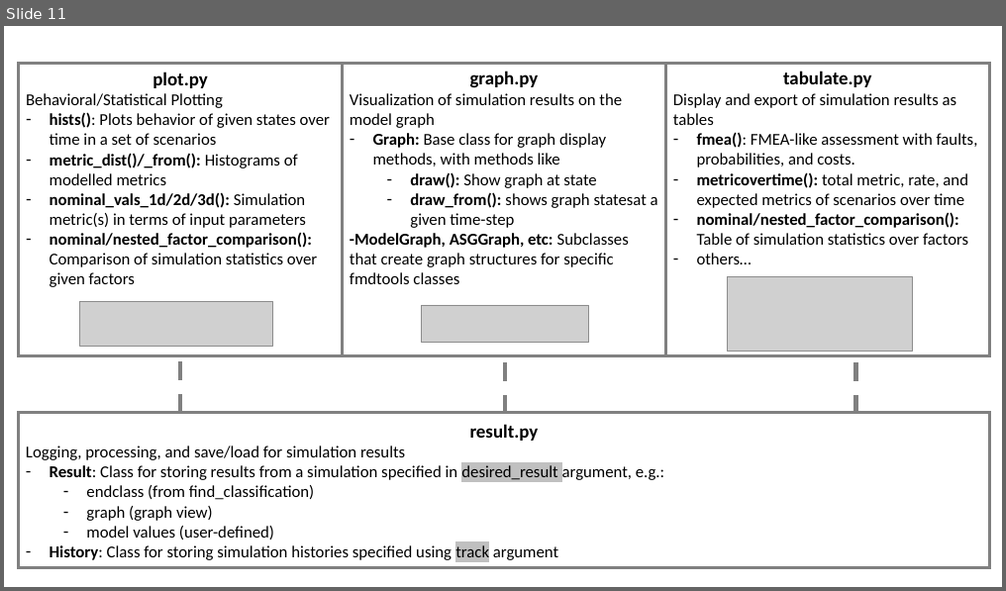
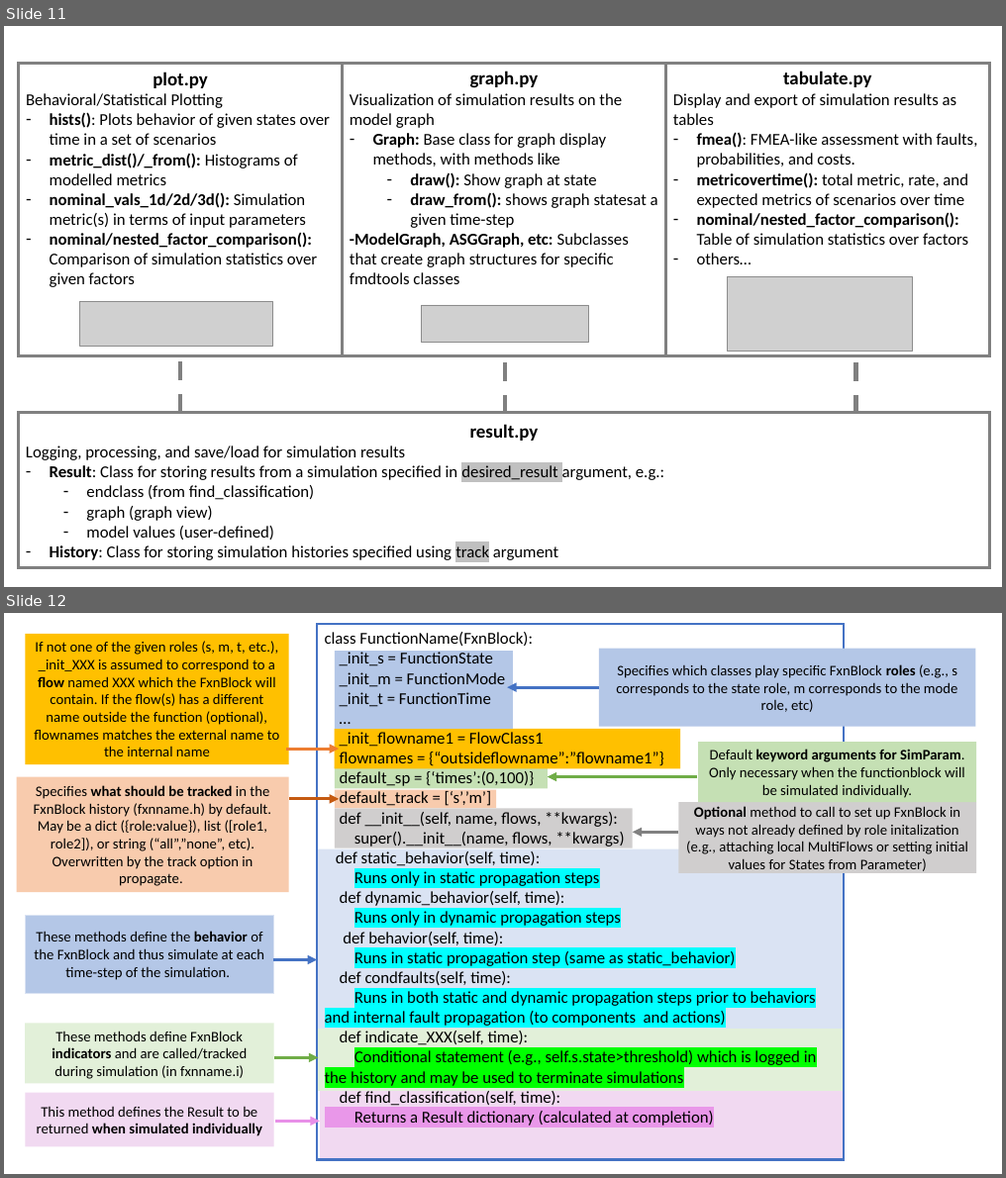
Before and after one commit to nasa/fmdtools, a slide deck: docs/figures/powerpoint_figures.pptx. Shown one above the other, each under a label of ours: slide 11 before the commit, slides 11 and 12 after it. The pictures are 1006x591 and 1006x1178 pixels, drawn with LibreOffice and Linux fonts; fonts in the diff are those of the drawing; grey boxes stand for pictures. Boxes give left, top, right and bottom in pixels: in the first picture for what was removed or moved away, otherwise in the second. Text is boxed around its words. In the diff, an @@ line names an element or a change of style, - is before the commit and + after.

Commit message:
Documentation update + bugfix
- Adding figures/docs explaining FxnBlock and Model for #RAD-217
- Removed all references to quadpy to bring into compliance (and fix notebooks that don't run)
- Removed idetc results paper/model which is based on quadpy

```diff
--- a/docs/figures/powerpoint_figures.pptx
+++ b/docs/figures/powerpoint_figures.pptx
@@ slide 12 added at (x1=4, y1=613, x2=1002, y2=1174), background #FFFFFF @@
@@ rectangle added at (x1=25, y1=634, x2=288, y2=765), fill #FFC000, 14 pt, text #000000 @@
+If not one of the given roles (s, m, t, etc.), _init_XXX is assumed to correspond to a flow named XXX which the FxnBlock will contain. If the flow(s) has a different name outside the function (optional), flownames matches the external name to the internal name
@@ rectangle added at (x1=317, y1=624, x2=844, y2=1160), outline #4472C4 2.25 pt, 16 pt, text #000000 @@
+class FunctionName(FxnBlock):
+_init_s = FunctionState
+_init_m = FunctionMode
+_init_t = FunctionTime
+…
+_init_flowname1 = FlowClass1
+flownames = {“outsideflowname”:”flowname1”}
+default_sp = {‘times’:(0,100)}
+default_track = [‘s’,’m’]
+def __init__(self, name, flows, **kwargs):
+super().__init__(name, flows, **kwargs)
+def static_behavior(self, time):
+Runs only in static propagation steps
+def dynamic_behavior(self, time):
+Runs only in dynamic propagation steps
+def behavior(self, time):
+Runs in static propagation step (same as static_behavior)
+def condfaults(self, time):
+Runs in both static and dynamic propagation steps prior to behaviors and internal fault propagation (to components and actions)
+def indicate_XXX(self, time):
+Conditional statement (e.g., self.s.state>threshold) which is logged in the history and may be used to terminate simulations
+def find_classification(self, time):
+Returns a Result dictionary (calculated at completion)
@@ rectangle added at (x1=334, y1=651, x2=512, y2=728), fill #B4C7E7 @@
@@ rectangle added at (x1=599, y1=649, x2=976, y2=726), fill #B4C7E7, 14 pt, text #000000 @@
+Specifies which classes play specific FxnBlock roles (e.g., s corresponds to the state role, m corresponds to the mode role, etc)
@@ arrow added from (599, 687) to (507, 687), #4472C4 3 pt @@
@@ rectangle added at (x1=334, y1=729, x2=680, y2=768), fill #FFC000 @@
@@ arrow added from (286, 749) to (339, 749), #ED7D31 3 pt @@
@@ rectangle added at (x1=698, y1=742, x2=976, y2=802), fill #C5E0B4, 14 pt, text #000000 @@
+Default keyword arguments for SimParam. Only necessary when the functionblock will be simulated individually.
@@ rectangle added at (x1=17, y1=777, x2=289, y2=892), fill #F8CBAD, 14 pt, text #000000 @@
+Specifies what should be tracked in the FxnBlock history (fxnname.h) by default. May be a dict ({role:value}), list ([role1, role2]), or string (“all”,”none”, etc). Overwritten by the track option in propagate.
@@ rectangle added at (x1=334, y1=789, x2=496, y2=808), fill #F8CBAD @@
@@ rectangle added at (x1=334, y1=766, x2=547, y2=788), fill #C5E0B4 @@
@@ arrow added from (697, 777) to (548, 777), #70AD47 3 pt @@
@@ arrow added from (289, 799) to (339, 799), #C55A11 3 pt @@
@@ rectangle added at (x1=334, y1=808, x2=632, y2=848), fill #D0CECE @@
@@ rectangle added at (x1=678, y1=802, x2=976, y2=873), fill #D0CECE, 14 pt, text #000000 @@
+Optional method to call to set up FxnBlock in ways not already defined by role initalization (e.g., attaching local MultiFlows or setting initial values for States from Parameter)
@@ rectangle added at (x1=317, y1=850, x2=844, y2=1029), fill #DAE3F3 @@
@@ arrow added from (678, 833) to (633, 833), #808080 3 pt @@
@@ rectangle added at (x1=25, y1=916, x2=273, y2=993), fill #B4C7E7, outline #DAE3F3 1 pt, 14 pt, text #000000 @@
+These methods define the behavior of the FxnBlock and thus simulate at each time-step of the simulation.
@@ arrow added from (272, 960) to (317, 960), #4472C4 3 pt @@
@@ rectangle added at (x1=25, y1=1023, x2=273, y2=1084), fill #E2F0D9, 14 pt, text #000000 @@
+These methods define FxnBlock indicators and are called/tracked during simulation (in fxnname.i)
@@ arrow added from (274, 1058) to (319, 1058), #70AD47 3 pt @@
@@ rectangle added at (x1=318, y1=1029, x2=844, y2=1091), fill #E2F0D9 @@
@@ rectangle added at (x1=25, y1=1093, x2=273, y2=1148), fill #F1D9F1, 14 pt, text #000000 @@
+This method defines the Result to be returned when simulated individually
@@ rectangle added at (x1=320, y1=1090, x2=844, y2=1161), fill #F1D9F1 @@
@@ arrow added from (275, 1121) to (320, 1121), #E890E8 3 pt @@
```
Also in this commit, not shown: 4 slides changed, 1 other slide added, 19 other files.
